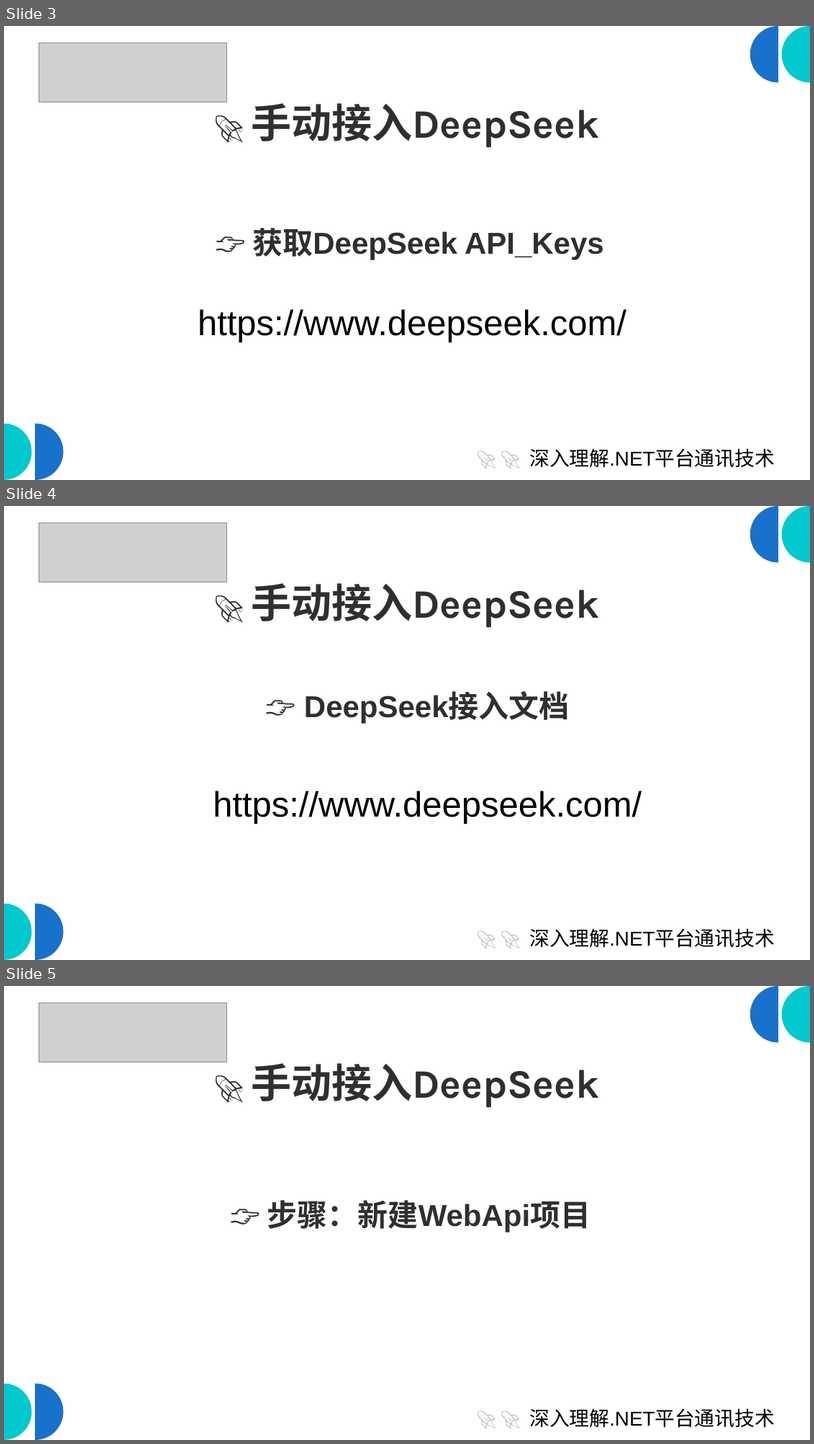
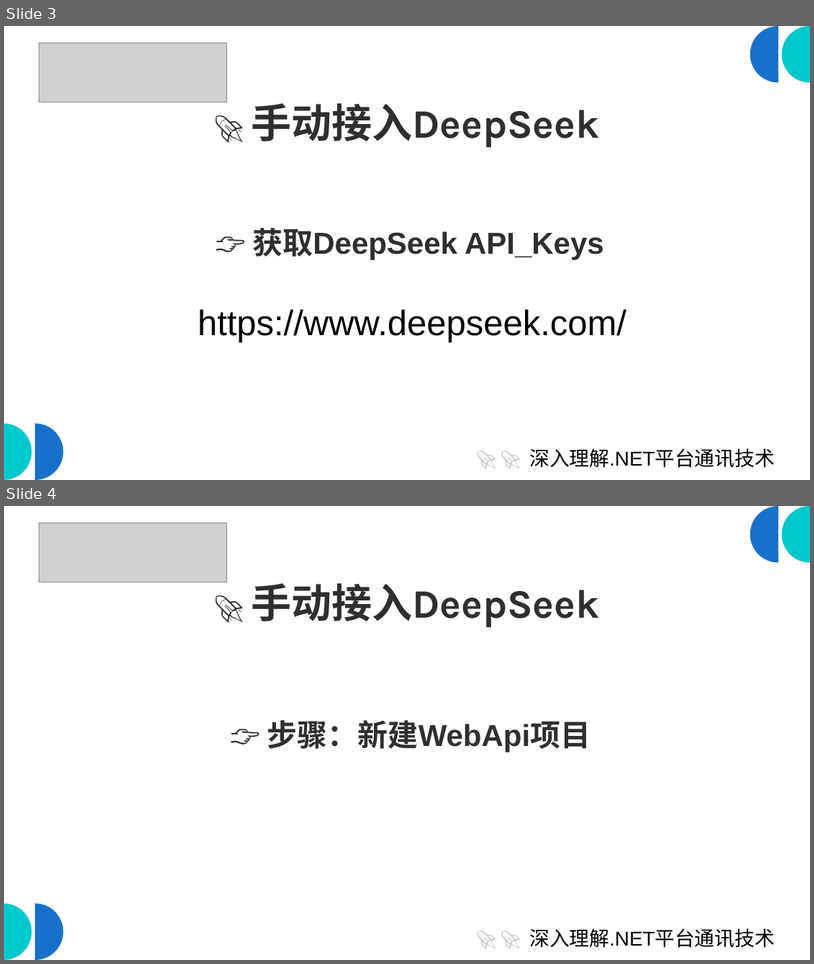
Before and after one commit to scottfly189/dotnet_net_course, a slide deck: src/4.DeepseekDemo/deep_seek.odp. Shown one above the other, each under a label of ours: slides 3, 4 and 5 before the commit, slides 3 and 4 after it. The pictures are 814x1444 and 814x964 pixels, drawn with LibreOffice and Linux fonts; fonts in the diff are those of the drawing; grey boxes stand for pictures. Boxes give left, top, right and bottom in pixels: in the first picture for what was removed or moved away, otherwise in the second. Text is boxed around its words. In the diff, an @@ line names an element or a change of style, - is before the commit and + after.

```diff
--- a/src/4.DeepseekDemo/deep_seek.odp
+++ b/src/4.DeepseekDemo/deep_seek.odp
@@ slide 4 removed at box(4, 506, 810, 960), background #FFFFFF; not listed: 4 template elements that a slide beside it also shows @@
@@ picture removed at box(39, 523, 226, 582) @@
@@ title removed at box(251, 583, 599, 628) @@
-🚀 手动接入DeepSeek
@@ text removed at box(98, 666, 737, 752) @@
-👉 DeepSeek接入文档
@@ text removed at box(213, 790, 642, 824) @@
-https://www.deepseek.com/
@@ subtitle removed at box(530, 928, 774, 947) @@
-🚀 🚀 深入理解.NET平台通讯技术
@@ what was slide 5 is now slide 4 @@
```
Also in this commit, not shown: 4 slides changed.
